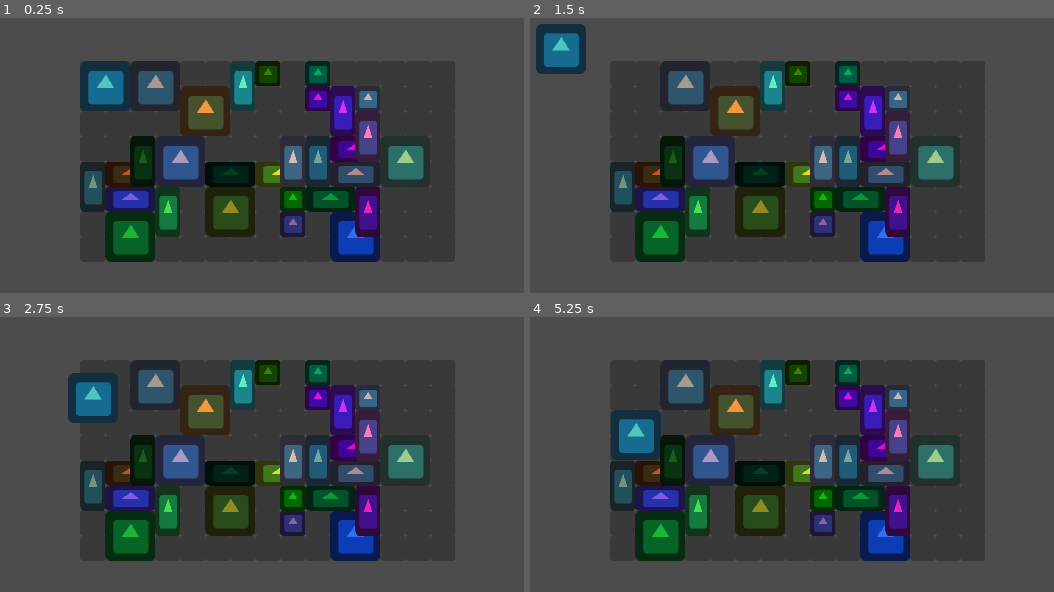
Above: before the commit, frames 1-4 (two rows, left to right).
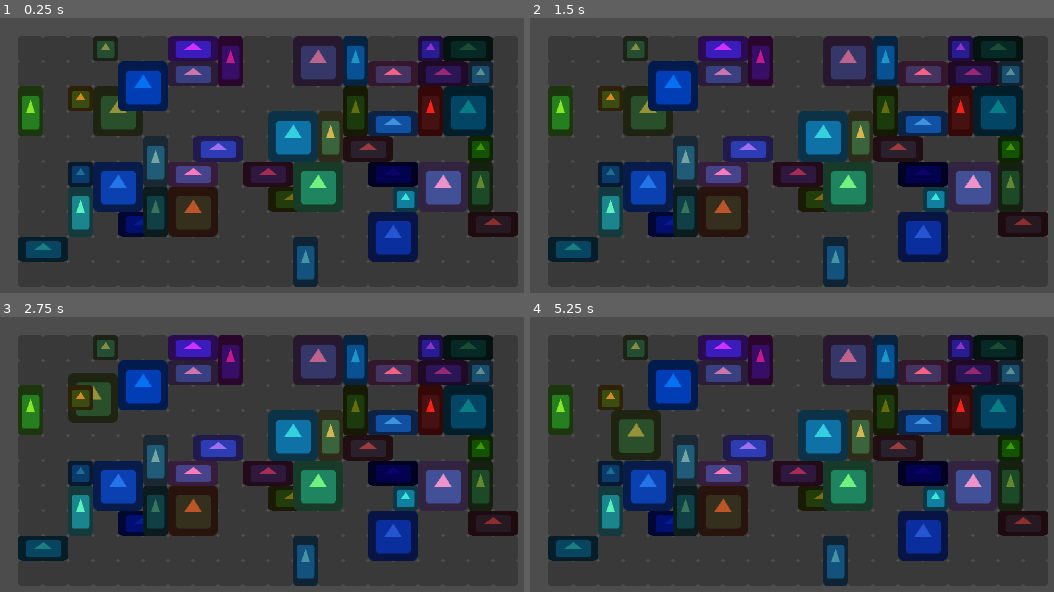
Above: after the commit, the same moments.

Repository: Galomortal47/BackPack
Game: Godot game, scene res://Invetory.tscn
The game is run twice, just before and just after one commit, with the same random seed, the same clock (stepped at 60 frames per second) and the same inputs. The engine's default icon, where the game draws it, is replaced by a stand-in: a white triangle on a blue panel in a dark square.
Inputs (mouse positions are in pixels of both pictures, inside the frame that each line leads up to):
- Up to frame 1 (0.25 s): no input
- Up to frame 2 (1.5 s): click (634, 86) at 0.52 s; click (561, 48) at 1.27 s
- Up to frame 3 (2.75 s): click (94, 396) at 2.02 s
- Up to frame 4 (5.25 s): click (634, 410) at 2.77 s; click (561, 372) at 3.52 s; click (624, 424) at 4.27 s; click (634, 435) at 5.02 s

The runs differ from the first frame. In frame 1, 49% of the frame differs, in the area x 3-99%, y 6-98%; in frame 2, 50%, in the area x 1-99%, y 2-98%; in frame 3, 49%; in frame 4, 49%.

Commit message:
etc

Diff:
--- a/Inventory.gd
+++ b/Inventory.gd
@@ -1,7 +1,7 @@
 tool
 extends Node2D
-var items_v = 15
-var items_h = 8
+var items_v = 20
+var items_h = 10
 var backpack = []
 
 #func _process(delta):
@@ -39,27 +39,14 @@
 func test_gen_random_stuff(button):
 	randomize()
 	button.modulate = Color(rand_range(0,1),rand_range(0,1),rand_range(0,1),1)
-	var gen = int(rand_range(0,10))
+	var gen = int(rand_range(0,3))
 	match gen:
 		1:
 			button.texture_normal = load("res://icon.png")
-			button.set_scale(Vector2(1,1))
-			button.size = Vector2(1,1)
-			process_filled_up_grids(button.index,button.size,true)
-		2:
-			button.texture_normal = load("res://icon.png")
-			button.set_scale(Vector2(2,2))
-			button.size = Vector2(2,2)
-			process_filled_up_grids(button.index,button.size,true)
-		3:
-			button.texture_normal = load("res://icon.png")
-			button.set_scale(Vector2(1,2))
-			button.size = Vector2(1,2)
-			process_filled_up_grids(button.index,button.size,true)
-		4:
-			button.texture_normal = load("res://icon.png")
-			button.set_scale(Vector2(2,1))
-			button.size = Vector2(2,1)
+			var size_x = round(rand_range(1,2))
+			var size_y = round(rand_range(1,2))
+			button.set_scale(Vector2(size_x,size_y))
+			button.size = Vector2(size_x,size_y)
 			process_filled_up_grids(button.index,button.size,true)
 
 func pos_to_index(y,x):
